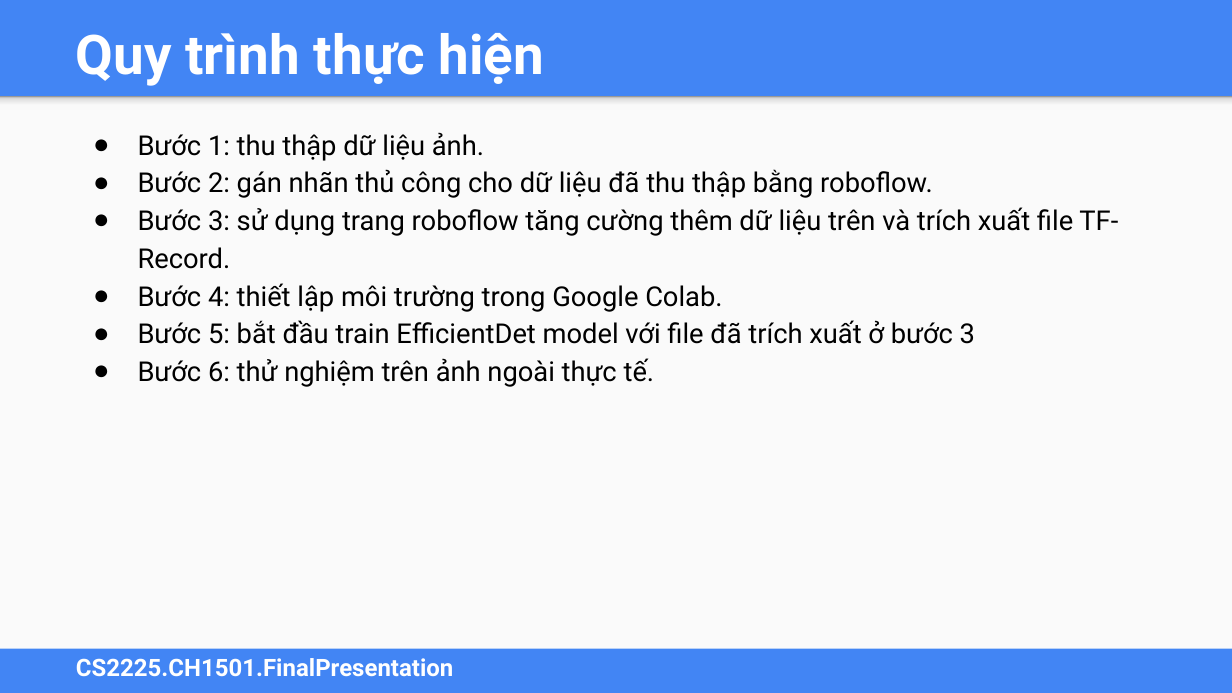
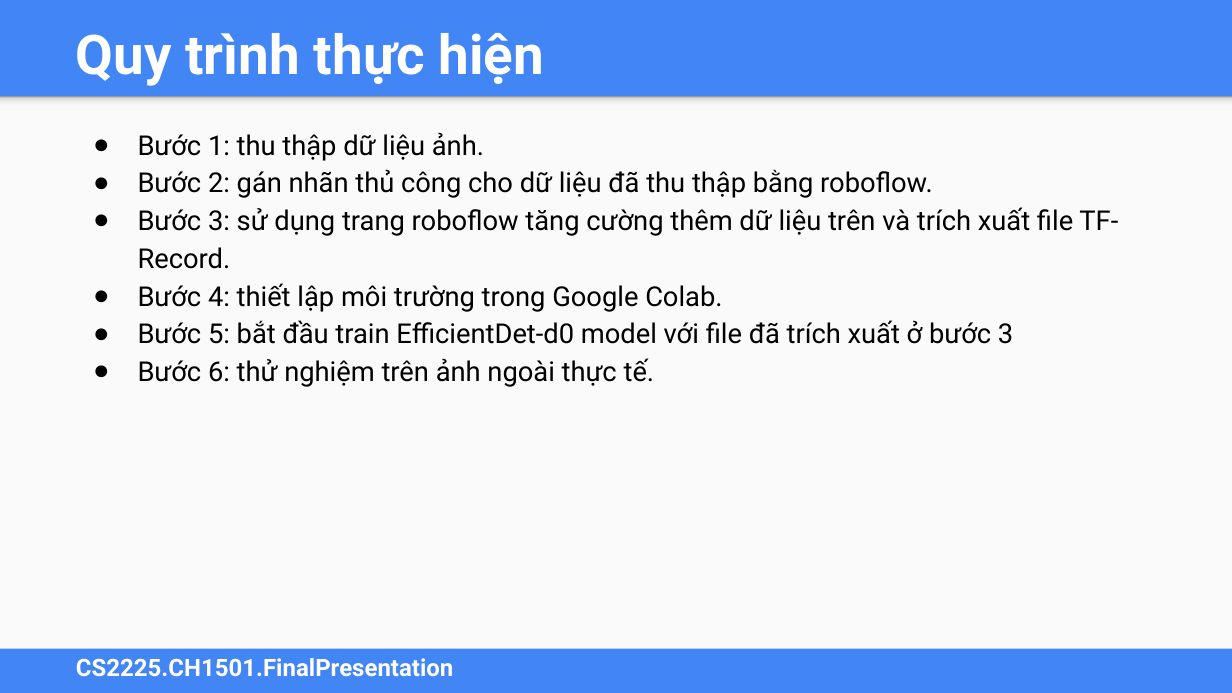
Before and after one commit to MaiNga-uit/CS2225.CH1507, a slide deck: slide 8 of CS2225.BaoCaoCuoiKy.pptx (slide 9 before the commit). Drawn at 1232x693 pixels with LibreOffice and Linux fonts; fonts in the diff are those of the drawing. Boxes give left, top, right and bottom in pixels: in the first picture for what was removed or moved away, otherwise in the second. Text is boxed around its words. In the diff, an @@ line names an element or a change of style, - is before the commit and + after.

```diff
--- a/CS2225.BaoCaoCuoiKy.pptx
+++ b/CS2225.BaoCaoCuoiKy.pptx
@@ text at box(138, 320, 1013, 344): text changed @@
-● Bước 5: bắt đầu train EfficientDet model với file đã trích xuất ở bước 3
+● Bước 5: bắt đầu train EfficientDet-d0 model với file đã trích xuất ở bước 3
```
Also in this commit, not shown: 2 other slides changed, 1 slide removed.
